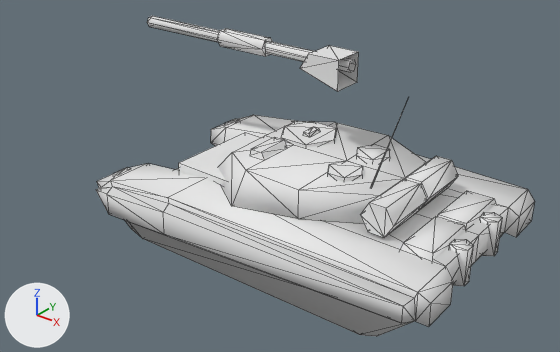
Renders of the FBX model Assets/Models/TankSketchfab.fbx from each side of a commit.
The view is the same before and after, from a camera (50 mm lens) standing at (9.27, -10.63, 7.46) and looking at (0.51, 0.31, 0.67). Arrows for +X, +Y and +Z are at lower left; the lights stay in place. The first picture is the older version. Mesh edges are drawn as thin lines. Vertices at exactly the same position are counted once.

Names of what the first picture shows: 'Barrel', 'Cube', 'Hull', 'Turret'.
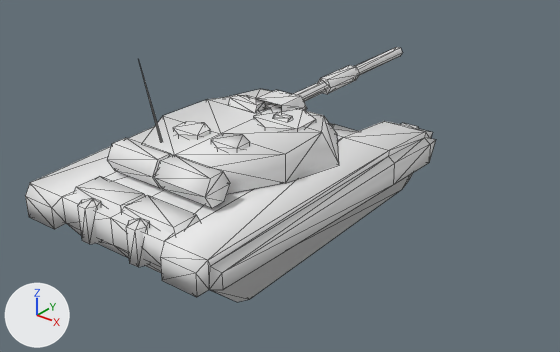
The change in detail:
me_object01_03___default_0_002 is used by ob_turret; parent ob_hull; location (1.672, 0.367, 1.994).
me_object01_03___default_0_002 had 107 vertices, 157 faces and spanned x -2.11..2.11, y -1.86..1.86, z -1.14..1.14.
me_object01_03___default_0_002 now has 107 vertices, 157 faces and spans x -1.86..1.86, y -1.52..2.7, z -0.07..2.21.
me_object01_03___default_0_002 part 1: the whole mesh is turned -90 degrees about the z axis through its middle, then moved by (0.0, 0.59, 1.07).
me_plane02_03___default_0_002 is used by ob_hull; location (0.0, 0.0, 0.0).
me_plane02_03___default_0_002 had 155 vertices, 254 faces and spanned x -2.63..5.0, y -2.16..2.77, z -0.42..0.93.
me_plane02_03___default_0_002 now has 155 vertices, 254 faces and spans x -2.53..2.4, y -3.81..3.81, z 0.0..1.34.
me_plane02_03___default_0_002 part 2: the whole mesh is turned -90 degrees about the z axis through its middle, then moved by (-1.24, -0.3, 0.42).
Object 'Turret' (ob_turret) moves from (1.672, 0.367, 1.994) to (0.0, -1.078, 1.342).
Object 'Barrel' (ob_barrel) moves from (-2.404, 0.323, 1.025) to (0.0, 4.19, 0.415).
Object 'Barrel' (ob_barrel) turns from (0, 0, 0) to (0, 0, -90) degrees about x, y and z.
Object 'Cube' (ob_cube) is deleted.

What differs and where, as boxes (x1, y1, x2, y2) in the pictures (560 x 352 px):
'Hull', moved, turned
    before: (96, 115, 535, 336)
    after: (25, 89, 436, 302)
'Turret', moved, turned
    before: (218, 106, 458, 238)
    after: (107, 66, 339, 208)
'Barrel', moved, turned
    before: (147, 16, 359, 91)
    after: (256, 47, 403, 112)
'Cube', deleted
    before: (179, 133, 261, 185)
